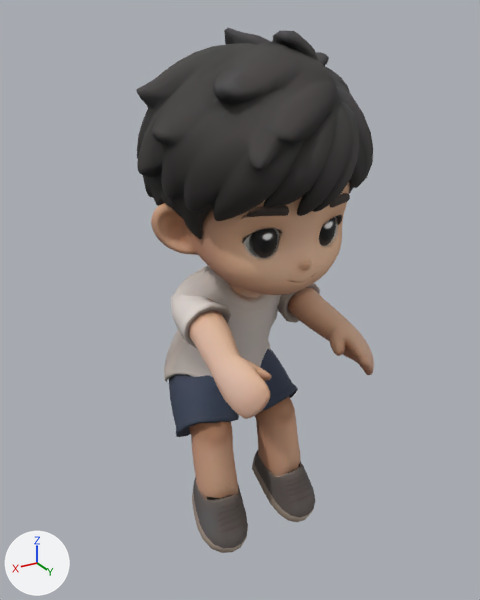
What one commit did to the glTF model public/models/characters/player_sit.glb.
Before and after are seen from a 50 mm lens placed at (0.77, 1.264, 1.254), pointed at (-0.002, -0.021, 0.612). Arrows for +X, +Y and +Z are at lower left; the lights stay in place. The older version comes first. Vertices at exactly the same position are counted once.

Names of what the first picture shows: 'player_sit'.
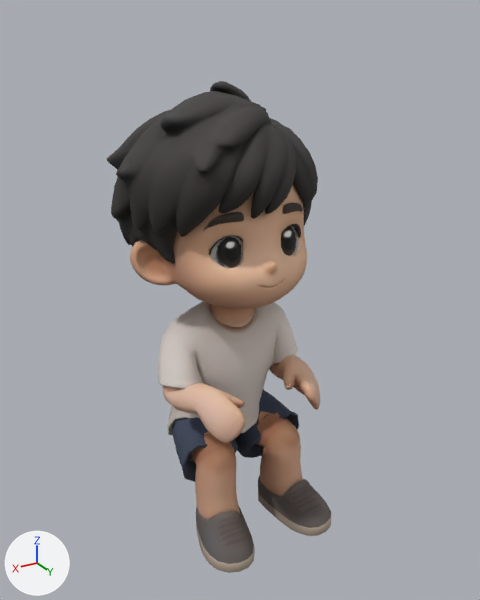
Where the change shows, as pixel boxes (x1, y1, x2, y2) in the pictures (480 x 600 px; the box of a moved part takes in the faces that stretch with it):
'player_sit', reshaped (6% shorter)
    before: (136, 28, 374, 553)
    after: (107, 81, 331, 573)
part 1 of me_tripo_mesh_ec75c29f_001, moved or reshaped
    before: (151, 182, 350, 298)
    after: (130, 185, 307, 327)
part 2 of me_tripo_mesh_ec75c29f_001, moved or reshaped
    before: (136, 28, 373, 239)
    after: (107, 81, 318, 264)
part 3 of me_tripo_mesh_ec75c29f_001, moved or reshaped
    before: (253, 229, 278, 258)
    after: (219, 237, 242, 268)
part 4 of me_tripo_mesh_ec75c29f_001, moved or reshaped
    before: (247, 206, 289, 217)
    after: (207, 212, 244, 227)
part 5 of me_tripo_mesh_ec75c29f_001, moved or reshaped
    before: (319, 217, 336, 246)
    after: (281, 226, 296, 256)
part 6 of me_tripo_mesh_ec75c29f_001, moved or reshaped
    before: (330, 193, 350, 208)
    after: (283, 203, 303, 214)
part 7 of me_tripo_mesh_ec75c29f_001, moved or reshaped
    before: (164, 265, 374, 553)
    after: (158, 302, 331, 573)

Diff of the bpy script that builds the scene:
```diff
--- a/public/models/characters/player_sit.glb.py
+++ b/public/models/characters/player_sit.glb.py
@@ me_tripo_mesh_ec75c29f_001 @@
 # used by ob_player_sit; location = (0.0, 0.0, 0.0)
-me_tripo_mesh_ec75c29f_001.from_pydata(...)  # 5117 vertices, 9858 faces; spans x -0.262..0.264, y -0.215..0.315, z 0.0..1.228
+me_tripo_mesh_ec75c29f_001.from_pydata(...)  # 5117 vertices, 9858 faces; spans x -0.262..0.264, y -0.362..0.206, z 0.0..1.114
+# me_tripo_mesh_ec75c29f_001 part 1: the loose piece of 1473 vertices spanning x -0.237..0.242, y -0.082..0.262, z 0.648..1.077 is turned 20 degrees about the x axis through its middle, then moved by (0.0, -0.14, -0.105)
+# me_tripo_mesh_ec75c29f_001 part 2: the loose piece of 1424 vertices spanning x -0.262..0.264, y -0.19..0.315, z 0.762..1.228 is turned 20 degrees about the x axis through its middle, then moved by (0.0, -0.183, -0.122)
+# me_tripo_mesh_ec75c29f_001 part 3: the loose piece of 33 vertices spanning x 0.053..0.104, y 0.201..0.225, z 0.803..0.873 is turned 20 degrees about the x axis through its middle, then moved by (0.0, -0.139, -0.061)
+# me_tripo_mesh_ec75c29f_001 part 4: the loose piece of 51 vertices spanning x 0.053..0.127, y 0.215..0.254, z 0.9..0.923 is turned 20 degrees about the x axis through its middle, then moved by (0.0, -0.165, -0.058)
+# me_tripo_mesh_ec75c29f_001 part 5: the loose piece of 33 vertices spanning x -0.099..-0.049, y 0.201..0.225, z 0.803..0.873 is turned 20 degrees about the x axis through its middle, then moved by (0.0, -0.139, -0.061)
+# me_tripo_mesh_ec75c29f_001 part 6: the loose piece of 51 vertices spanning x -0.123..-0.048, y 0.215..0.254, z 0.9..0.923 is turned 20 degrees about the x axis through its middle, then moved by (0.0, -0.165, -0.058)
+# me_tripo_mesh_ec75c29f_001 part 7: 1885 of 5117 vertices moved; they spanned x -0.189..0.191, y -0.215..0.312, z 0.0..0.735 and now span x -0.2..0.204, y -0.208..0.206, z 0.0..0.603; mean shift (0.0, -0.043, -0.123); largest move (-0.128, 0.125, 0.63) -> (-0.142, -0.035, 0.412)
+# other edits to the shape of me_tripo_mesh_ec75c29f_001 do not show in these pictures
 me_tripo_mesh_ec75c29f_001.materials.append(mat_tripo_mat_ec75c29f)
```
